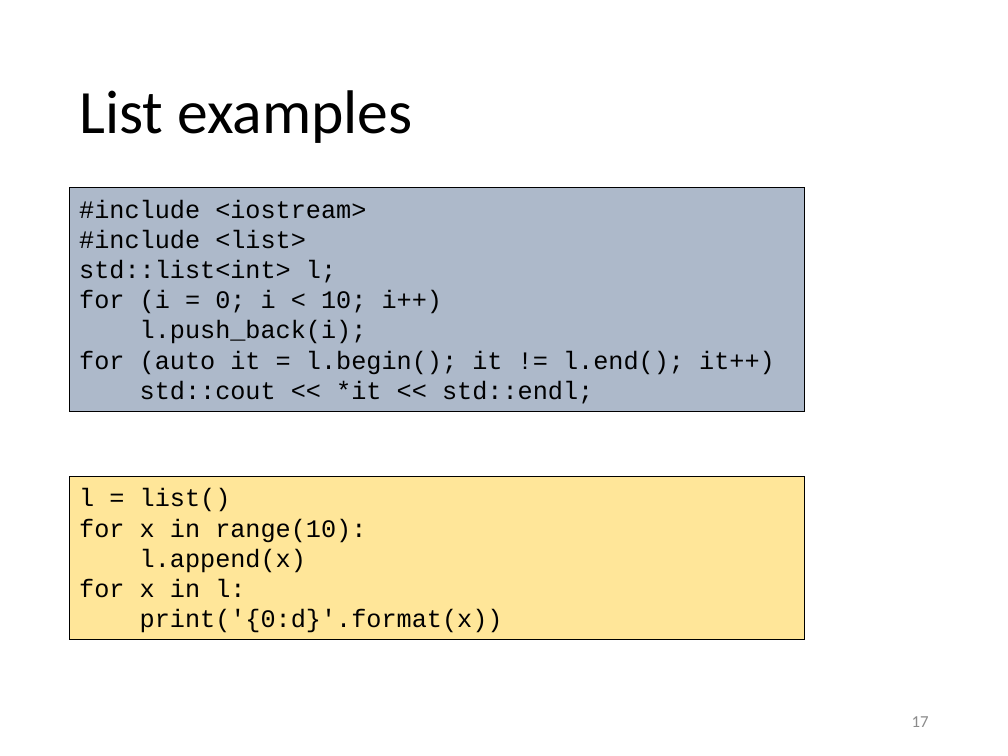
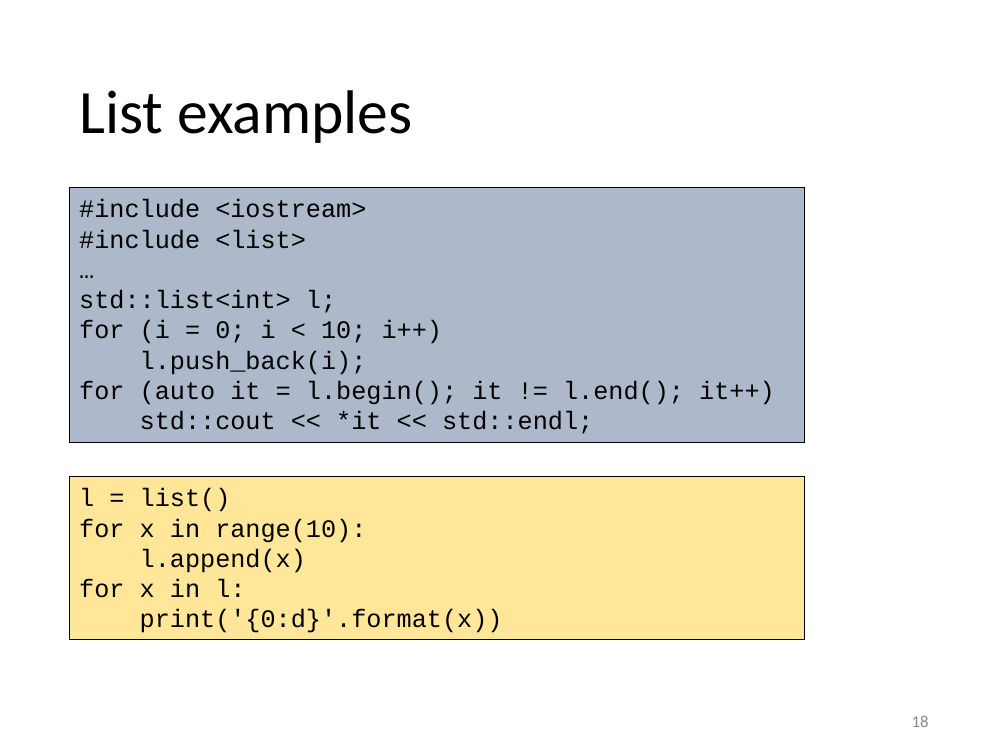
Before and after one commit to gjbex/training-material, a slide deck: slide 18 of DataStructures/data_structures.pptx (slide 17 before the commit). Drawn at 1008x756 pixels with LibreOffice and Linux fonts; fonts in the diff are those of the drawing. Boxes give left, top, right and bottom in pixels: in the first picture for what was removed or moved away, otherwise in the second. Text is boxed around its words. In the diff, an @@ line names an element or a change of style, - is before the commit and + after.

```diff
--- a/DataStructures/data_structures.pptx
+++ b/DataStructures/data_structures.pptx
@@ text in rectangle at bbox=[70, 187, 804, 442]: paragraph added @@
+…
@@ rectangle "#include <iostream>": place and size @@
-rectangle "#include <iostream>" at bbox=[70, 187, 804, 411]
+rectangle "#include <iostream>" at bbox=[70, 187, 804, 442]
@@ page number at bbox=[912, 715, 929, 727]: text changed @@
-17
+18
```
Also in this commit, not shown: 4 other slides changed, 3 slides added.
